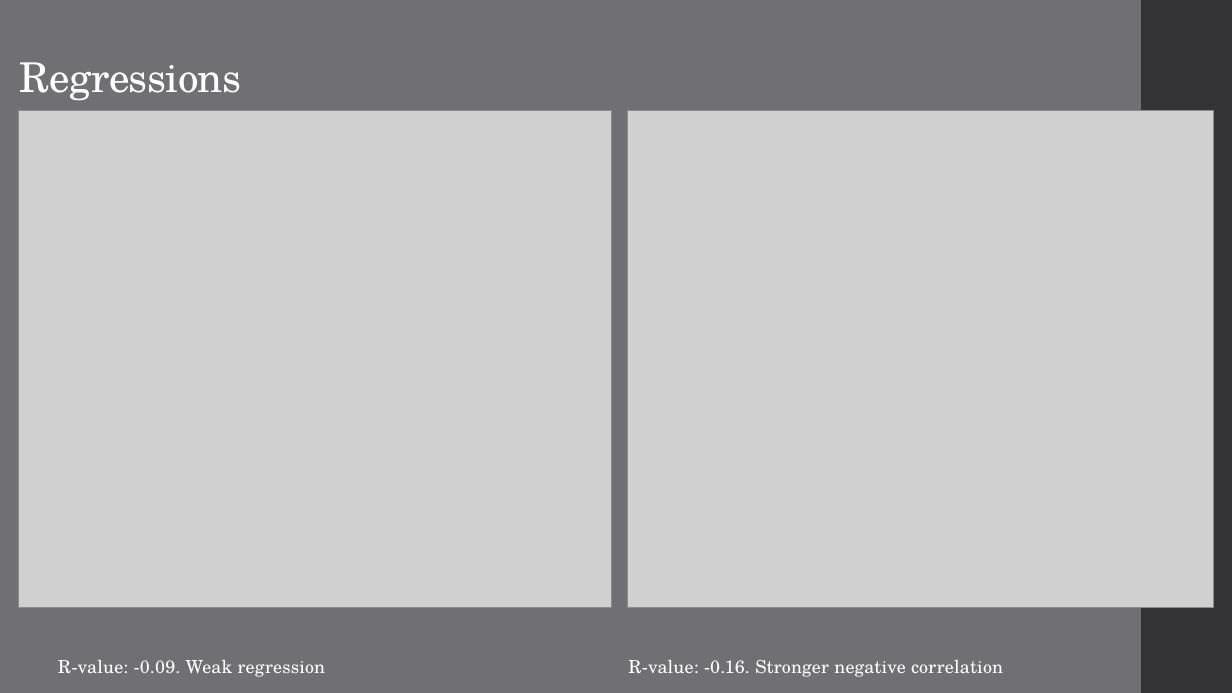
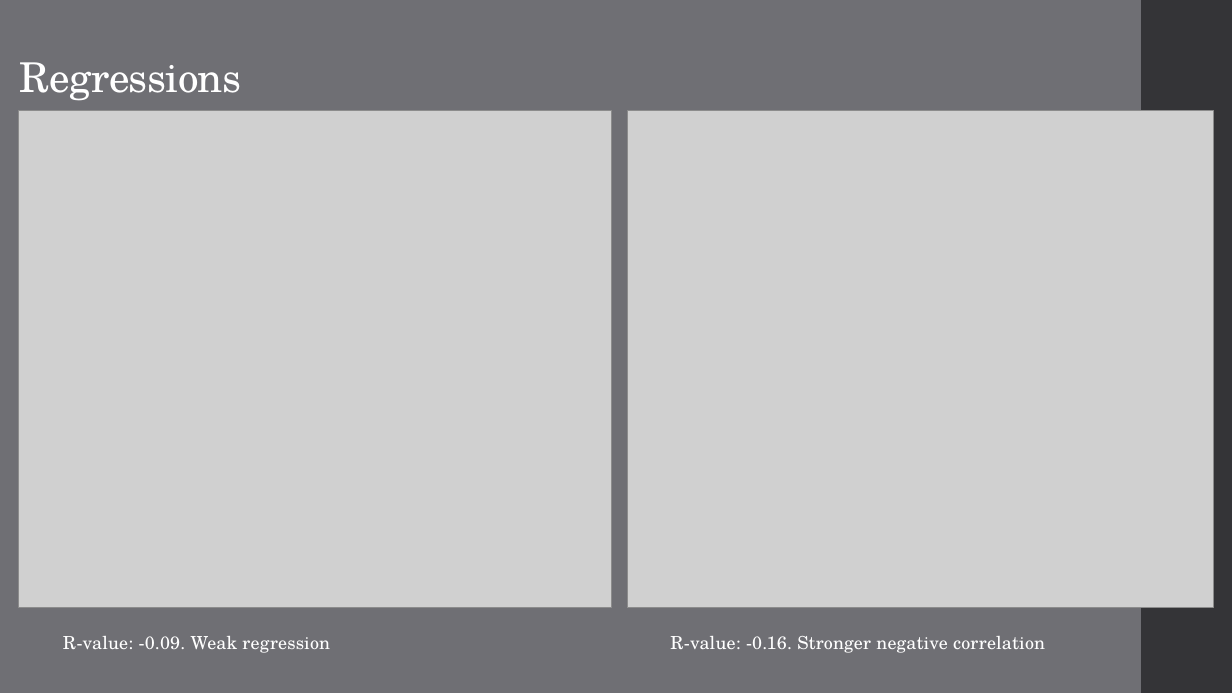
Before and after one commit to TheWizler/project1_group_10, a slide deck: slide 13 of Sarah's_work/Project 1 Presentation copy.pptx. Drawn at 1232x693 pixels with LibreOffice and Linux fonts; fonts in the diff are those of the drawing; grey boxes stand for pictures. Boxes give left, top, right and bottom in pixels: in the first picture for what was removed or moved away, otherwise in the second. Text is boxed around its words. In the diff, an @@ line names an element or a change of style, - is before the commit and + after.

```diff
--- a/Sarah's_work/Project 1 Presentation copy.pptx
+++ b/Sarah's_work/Project 1 Presentation copy.pptx
@@ text "R-value: -0.09. Weak regression": place and size @@
-text "R-value: -0.09. Weak regression" at box(58, 660, 326, 677)
+text "R-value: -0.09. Weak regression" at box(63, 636, 330, 653)
@@ text "R-value: -0.16. Stronger negative correlation": place and size @@
-text "R-value: -0.16. Stronger negative correlation" at box(628, 660, 1003, 677)
+text "R-value: -0.16. Stronger negative correlation" at box(670, 636, 1045, 653)
```
Also in this commit, not shown: 6 other slides changed, 5 other files.
